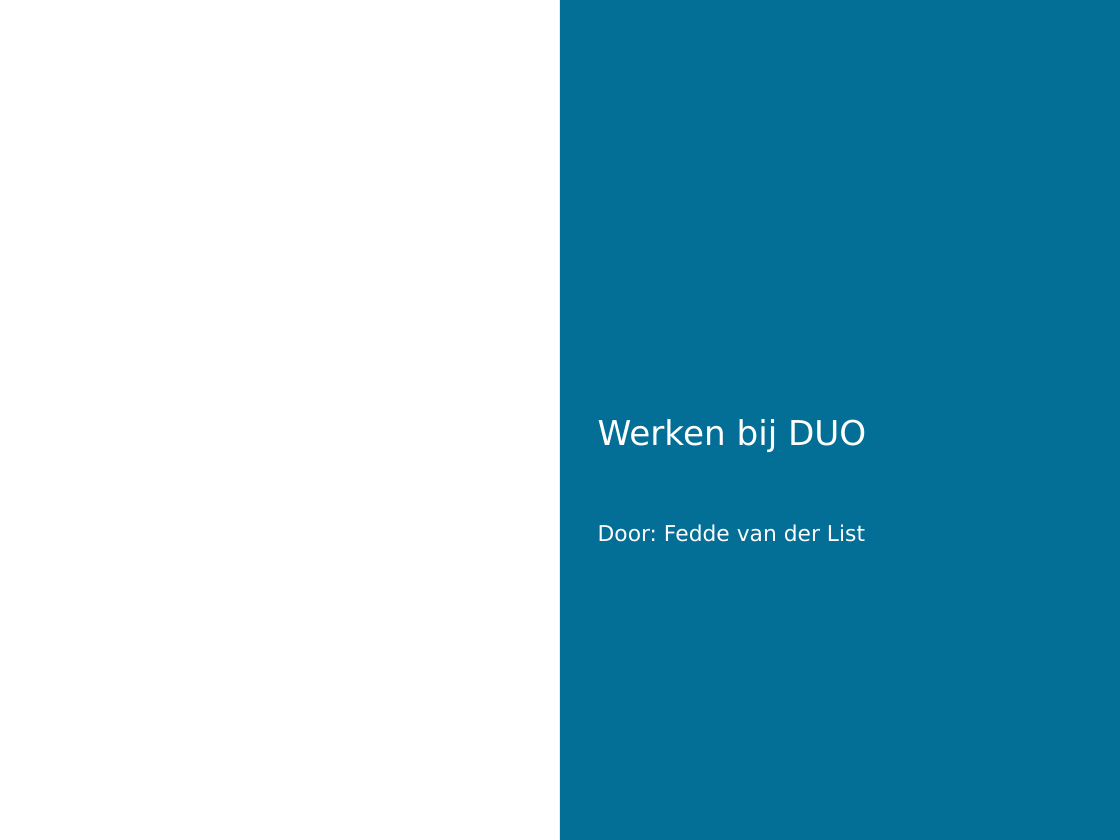
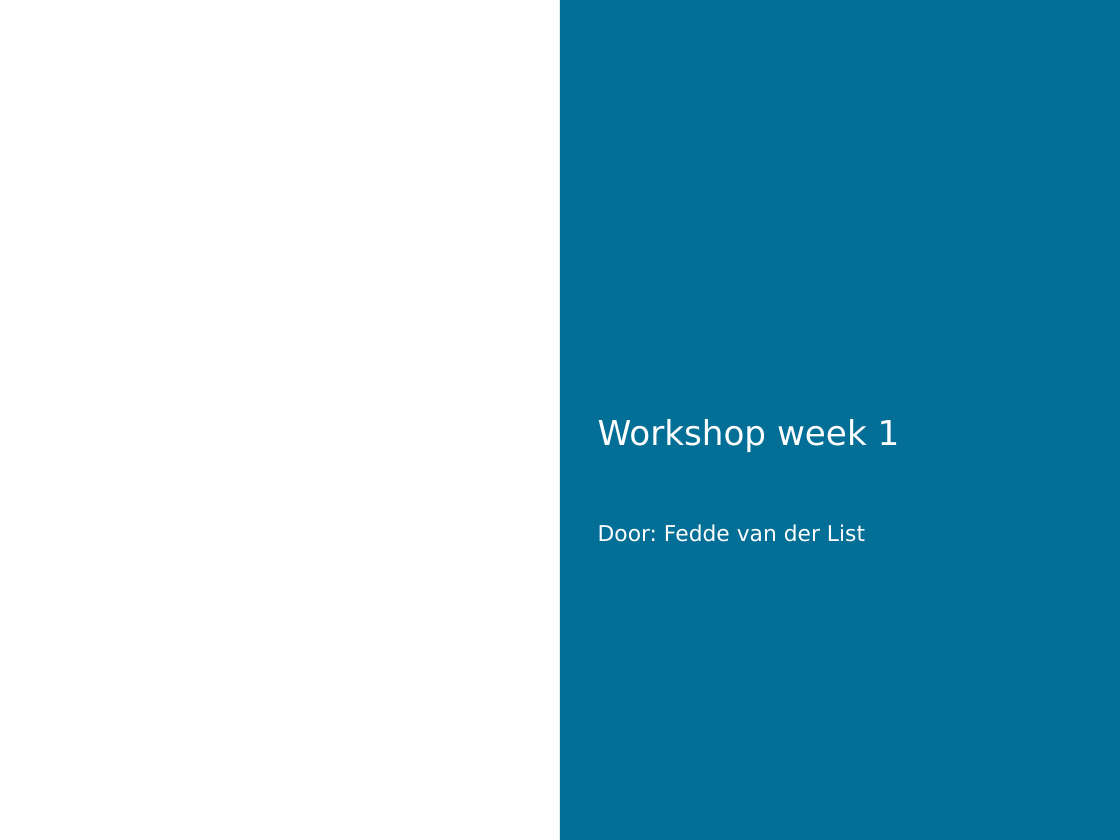
Before and after one commit to feddevanderlist/workshop, a slide deck: slide 1 of extraResources/Week1.pptx. Drawn at 1120x840 pixels with LibreOffice and Linux fonts; fonts in the diff are those of the drawing; background and template pictures are left out. Boxes give left, top, right and bottom in pixels: in the first picture for what was removed or moved away, otherwise in the second. Text is boxed around its words. In the diff, an @@ line names an element or a change of style, - is before the commit and + after.

Commit message:
added part of week 2

```diff
--- a/extraResources/Week1.pptx
+++ b/extraResources/Week1.pptx
@@ title at [598, 419, 900, 542]: text changed @@
-Werken bij DUO
-Door: Fedde van der List
+Workshop week 1
+Door: Fedde van der List
```
Also in this commit, not shown: 6 other files.
